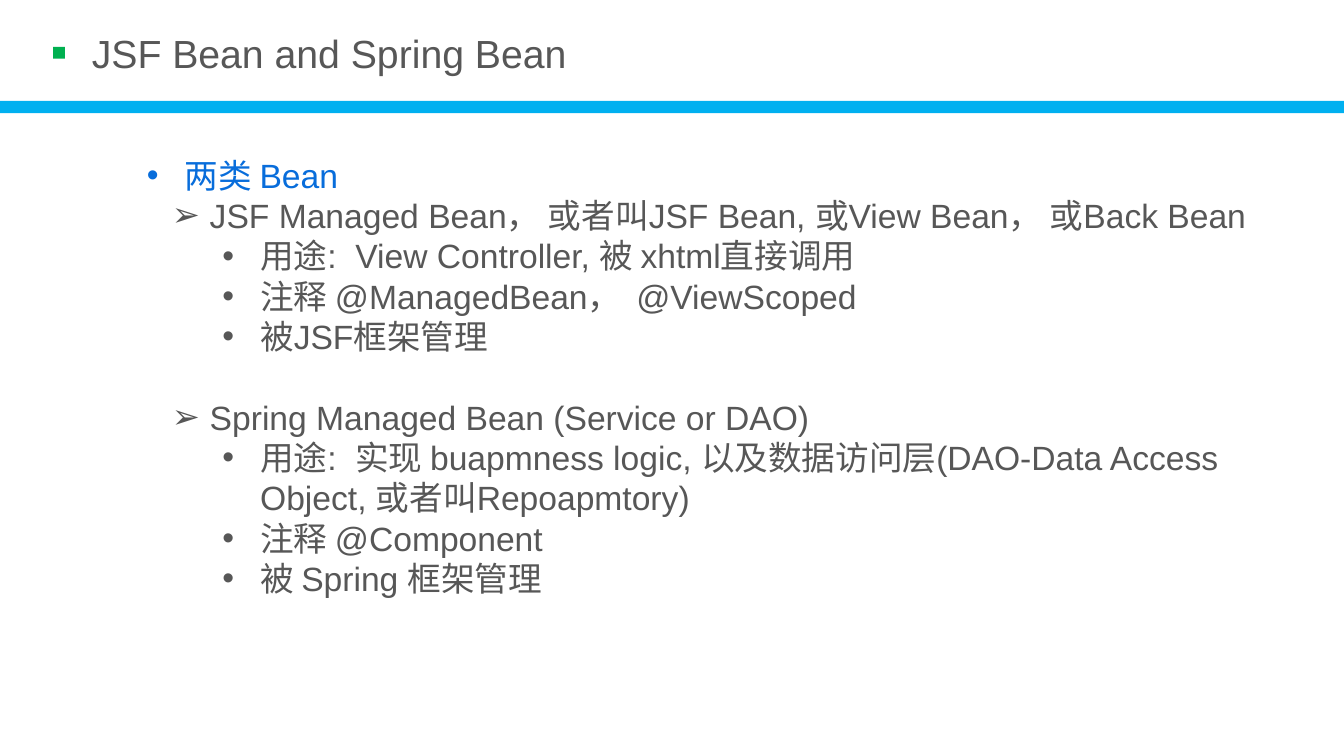
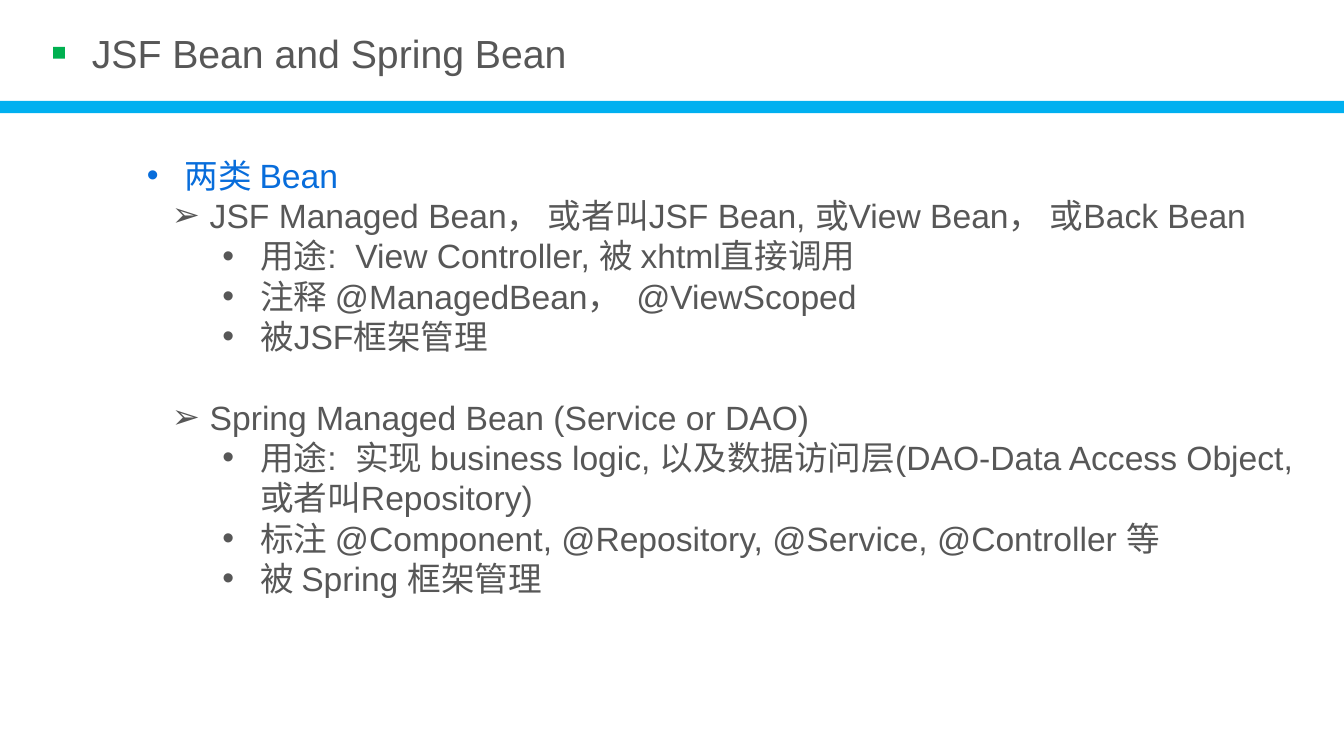
Before and after one commit to devhotmail/APMHome, a slide deck: slide 22 of Document/WebAppFrameworkDev.pptx (slide 21 before the commit). Drawn at 1344x756 pixels with LibreOffice and Linux fonts; fonts in the diff are those of the drawing; background and template pictures are left out. Boxes give left, top, right and bottom in pixels: in the first picture for what was removed or moved away, otherwise in the second. Text is boxed around its words. In the diff, an @@ line names an element or a change of style, - is before the commit and + after.

```diff
--- a/Document/WebAppFrameworkDev.pptx
+++ b/Document/WebAppFrameworkDev.pptx
@@ text at (260, 436, 1292, 558): text changed @@
-      • 用途: 实现 buapmness logic, 以及数据访问层(DAO-Data Access Object, 或者叫Repoapmtory)
-      • 注释 @Component
+      • 用途: 实现 business logic, 以及数据访问层(DAO-Data Access Object, 或者叫Repository)
+      • 标注 @Component, @Repository, @Service, @Controller 等
```
Also in this commit, not shown: 3 other slides changed, 3 slides added.
